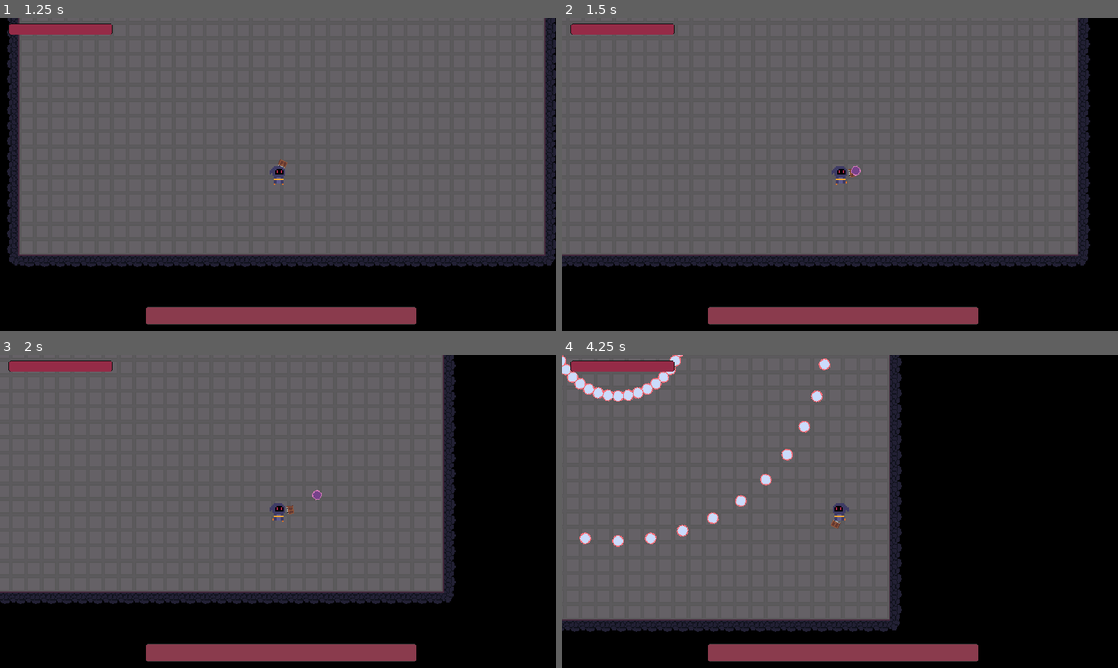
Above: before the commit, frames 1-4 (two rows, left to right).
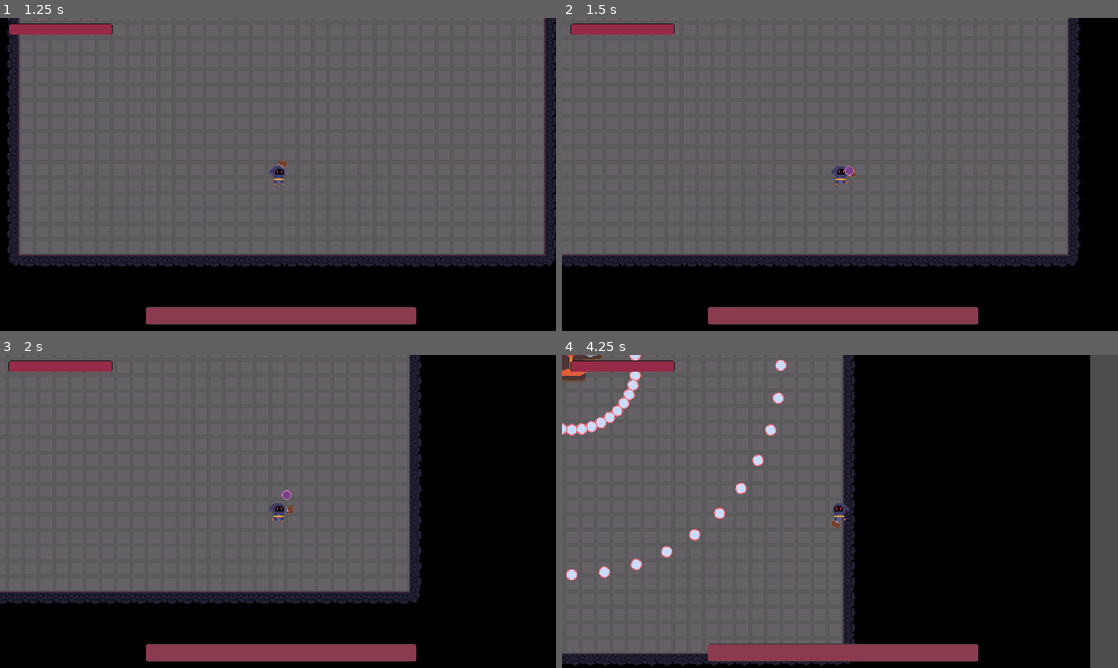
Above: after the commit, the same moments.

Repository: Arssin/Bullet_Hell_Jam
Game: Godot game, scene res://scenes/main_scene.tscn
Same seed, same stepped clock (60 frames per second), same inputs: the game is played once before the commit and once after it.
Inputs (mouse positions are in pixels of both pictures, inside the frame that each line leads up to):
- Up to frame 1 (1.25 s): click "Start" at 0.5 s
- Up to frame 2 (1.5 s): move the mouse to (962, 158) at 1.27 s; hold D (move_right) from 1.28 s (still down); click (962, 158) at 1.35 s
- Up to frame 3 (2 s): keep holding D (move_right)
- Up to frame 4 (4.25 s): move the mouse to (728, 527) at 2.02 s; release D (move_right) at 2.03 s; hold S (move_down) 2.03-2.78 s; tap Space (dash) at 2.1 s; tap Enter at 2.75 s; move the mouse to (895, 442) at 2.77 s; hold D (move_right) 2.78-3.53 s; tap E (player_action) at 2.85 s; move the mouse to (812, 574) at 3.52 s; hold W (move_up) from 3.53 s (still down); click (812, 574) at 3.6 s

Frame 1 is identical in both runs. In frame 2, 3.2% of the frame differs, in the area x 0-95%, y 0-80%; in frame 3, 6.6%; in frame 4, 23%, in the area x 0-100%, y 0-100%.

Commit message:
prepare randomizer

Diff:
--- a/scenes/player.gd
+++ b/scenes/player.gd
@@ -17,7 +17,6 @@
 var player_can_attack = true
 var dash_on_cd = false
 
-@export var player_speed = 30
 
 
 func _ready() -> void:
@@ -80,7 +79,7 @@
 
 	if input_direction:
 		animation_player.play("Run")
-		velocity = input_direction * player_speed
+		velocity = input_direction * PlayerGlobals.player_move_speed
 	else:
 		animation_player.play("Idle")
 		velocity = input_direction * 0
--- a/scenes/player.tscn
+++ b/scenes/player.tscn
@@ -164,7 +164,6 @@
 collision_mask = 43
 script = ExtResource("1_vtlnh")
 ghost_node = ExtResource("2_m1vtr")
-player_speed = 150
 
 [node name="Sprite2D" type="Sprite2D" parent="."]
 texture = ExtResource("2_cbl21")
--- a/scripts/randomizer.gd
+++ b/scripts/randomizer.gd
@@ -1,11 +1,25 @@
 extends Node
 
+var positive_text: String
+var negative_text: String
 
-# Called when the node enters the scene tree for the first time.
-func _ready() -> void:
-	pass # Replace with function body.
+func bonusGenerator(number_good, number_bad):
+	create_positive_bonus(number_good)
+	create_negative_bonus(number_bad)
 
 
-# Called every frame. 'delta' is the elapsed time since the previous frame.
-func _process(delta: float) -> void:
-	pass
+func create_positive_bonus(number):
+	if number == 0:
+		PlayerGlobals.additional_dmg = 40
+		positive_text = "More DMG!"
+	elif number == 1:
+		PlayerGlobals.player_move_speed += 500
+		positive_text = "MORE SPEED"
+
+func create_negative_bonus(number):
+	if number == 0:
+		PlayerGlobals.additional_dmg -= 40
+		negative_text = "LESS DMG"
+	elif number == 1:
+		PlayerGlobals.player_move_speed -= 150
+		negative_text = "LESS SPEED"
